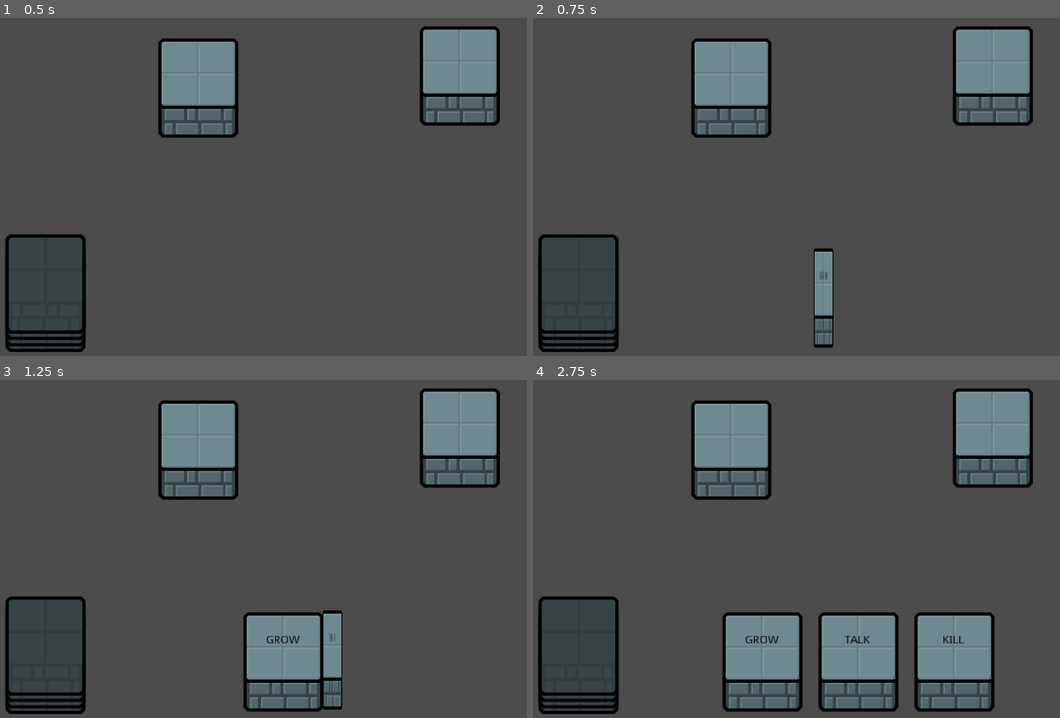
Above: before the commit, frames 1-4 (two rows, left to right).
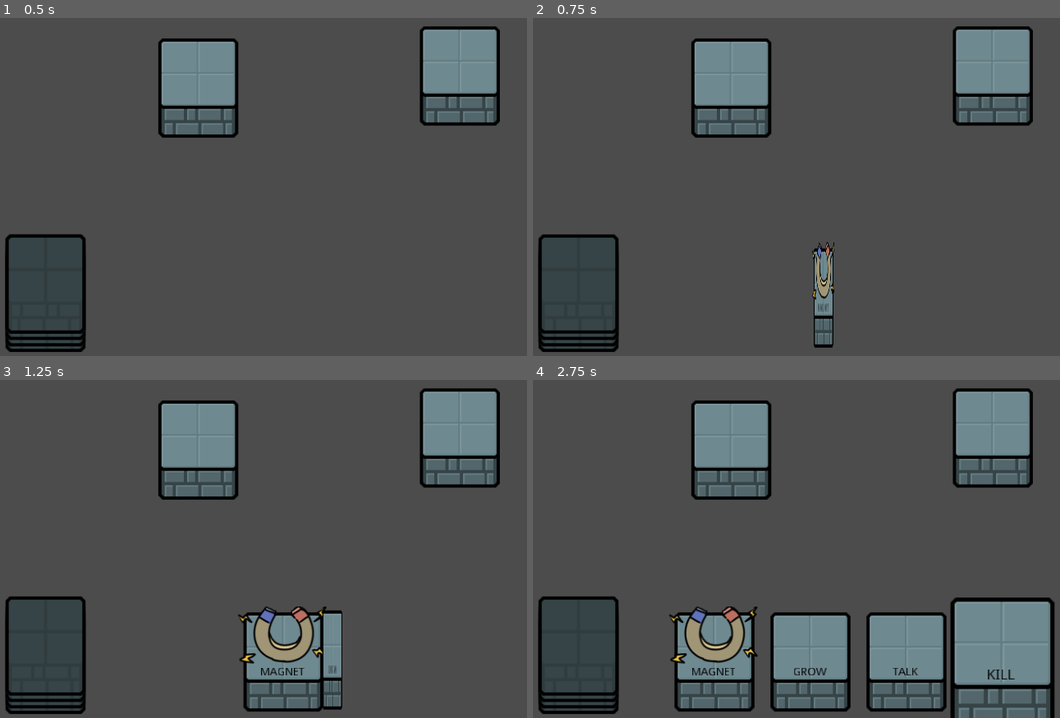
Above: after the commit, the same moments.

Repository: notapixelstudio/gaod
Game: Godot game, scene res://Room.tscn
Same seed, same stepped clock (60 frames per second), same inputs: the game is played once before the commit and once after it.
Inputs (mouse positions are in pixels of both pictures, inside the frame that each line leads up to):
- Up to frame 1 (0.5 s): no input
- Up to frame 2 (0.75 s): tap Enter at 0.5 s; drag from (575, 285) to (733, 88) at 0.52 s
- Up to frame 3 (1.25 s): no input
- Up to frame 4 (2.75 s): drag from (865, 660) to (733, 450) at 1.27 s; move the mouse to (954, 660) at 2.02 s; click (954, 660) at 2.17 s

Frame 1 is identical in both runs. In frame 2, 0.4% of the frame differs, in the area x 52-58%, y 66-87%; in frame 3, 1.5%; in frame 4, 14%, in the area x 25-99%, y 64-100%.

Commit message:
card ""art""

Diff:
--- a/godot/Card.gd
+++ b/godot/Card.gd
@@ -27,6 +27,7 @@
 func set_title(v):
 	title = v
 	label.text = v
+	$Content.texture = load('res://assets/cards/'+title.to_lower()+'.png')
 
 ###
 # DRAG AND DROP
--- a/godot/Card.tscn
+++ b/godot/Card.tscn
@@ -31,6 +31,18 @@
 "times": PoolRealArray( 0 ),
 "transitions": PoolRealArray( 1 ),
 "update": 0,
+"values": [ false ]
+}
+tracks/2/type = "value"
+tracks/2/path = NodePath("Content:visible")
+tracks/2/interp = 1
+tracks/2/loop_wrap = true
+tracks/2/imported = false
+tracks/2/enabled = true
+tracks/2/keys = {
+"times": PoolRealArray( 0 ),
+"transitions": PoolRealArray( 1 ),
+"update": 1,
 "values": [ false ]
 }
 
@@ -78,6 +90,18 @@
 "method": "set_face_up"
 } ]
 }
+tracks/3/type = "value"
+tracks/3/path = NodePath("Content:visible")
+tracks/3/interp = 1
+tracks/3/loop_wrap = true
+tracks/3/imported = false
+tracks/3/enabled = true
+tracks/3/keys = {
+"times": PoolRealArray( 0, 0.2 ),
+"transitions": PoolRealArray( 1, 1 ),
+"update": 1,
+"values": [ false, true ]
+}
 
 [node name="Card" type="Area2D"]
 scale = Vector2( -1, 1 )
@@ -88,15 +112,18 @@
 [node name="Sprite" type="Sprite" parent="."]
 texture = ExtResource( 2 )
 
+[node name="Content" type="Sprite" parent="."]
+visible = false
+
 [node name="CollisionShape2D" type="CollisionShape2D" parent="."]
 shape = SubResource( 1 )
 
 [node name="Label" type="Label" parent="."]
 visible = false
 margin_left = -51.0
-margin_top = -34.0
+margin_top = 6.0
 margin_right = 49.0
-margin_bottom = -14.0
+margin_bottom = 26.0
 custom_colors/font_color = Color( 0, 0, 0, 1 )
 text = "TEST"
 align = 1
--- a/godot/Room.gd
+++ b/godot/Room.gd
@@ -1,6 +1,8 @@
 extends Node2D
 
 func _ready():
+	yield(get_tree().create_timer(0.5), "timeout")
+	$Hand.draw('MAGNET')
 	yield(get_tree().create_timer(0.5), "timeout")
 	$Hand.draw('GROW')
 	yield(get_tree().create_timer(0.5), "timeout")
--- a/godot/project.godot
+++ b/godot/project.godot
@@ -27,7 +27,6 @@
 window/size/width=820
 window/size/height=480
 window/size/resizable=false
-window/size/fullscreen=true
 window/dpi/allow_hidpi=true
 window/stretch/mode="2d"
 window/stretch/aspect="keep"
Binary file added: godot/assets/cards/magnet.png
Not shown, added: godot/assets/cards/magnet.png.import
Binary file added: godot/assets/magnet.png
Not shown, added: godot/assets/magnet.png.import
Not shown, added: godot/assets/magnet.png~
Not shown, added: godot/assets/master.kra
Not shown, added: godot/assets/master.kra~
